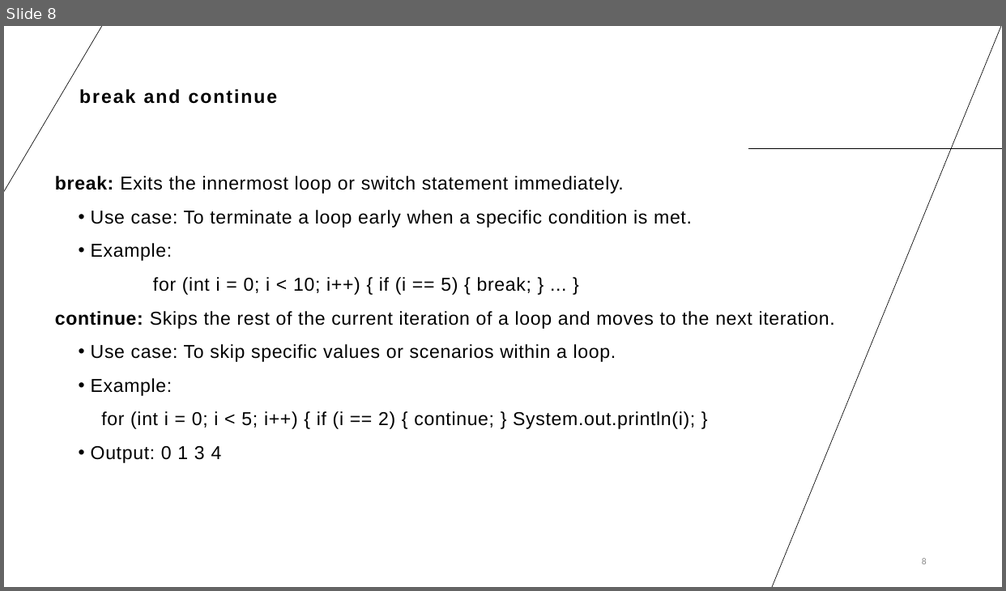
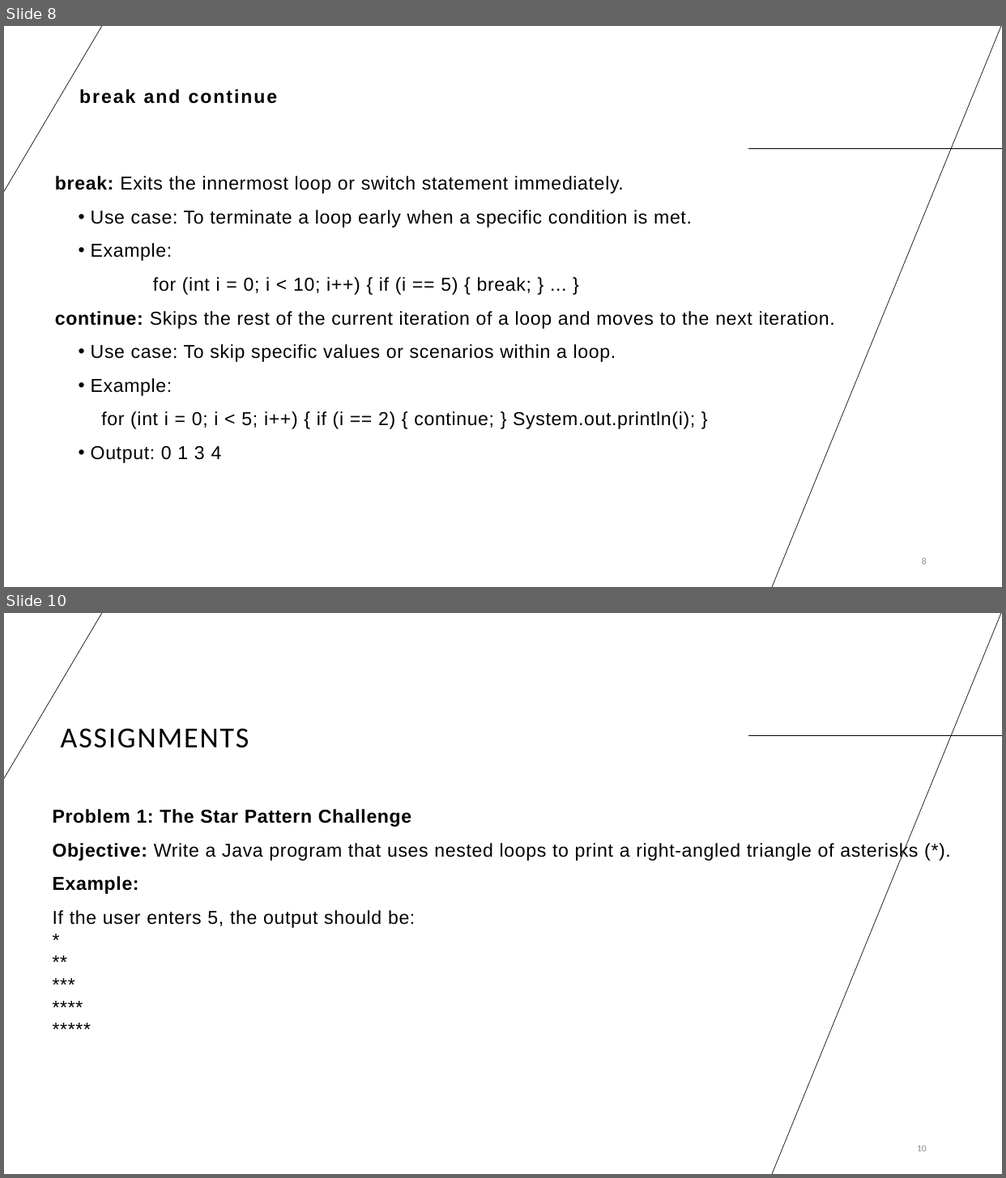
Before and after one commit to sanjiv-16/SPOTKNACK-03BACKE25, a slide deck: S03/03backe25 session 03.pptx. Shown one above the other, each under a label of ours: slide 8 before the commit, slides 8 and 10 after it; the slides between them are not shown. The pictures are 1006x591 and 1006x1178 pixels, drawn with LibreOffice and Linux fonts; fonts in the diff are those of the drawing. Boxes give left, top, right and bottom in pixels: in the first picture for what was removed or moved away, otherwise in the second. Text is boxed around its words. In the diff, an @@ line names an element or a change of style, - is before the commit and + after.

```diff
--- a/S03/03backe25 session 03.pptx
+++ b/S03/03backe25 session 03.pptx
@@ slide 10 added at (4, 613, 1002, 1174), background #FFFFFF; not listed: 3 template elements that a slide beside it also shows @@
@@ title added at (61, 728, 249, 748), 28 pt, text #000000 @@
+ASSIGNMENTS
@@ text added at (53, 809, 918, 928), 18 pt, text #000000 @@
+Problem 1: The Star Pattern Challenge
+Objective: Write a Java program that uses nested loops to print a right-angled triangle of asterisks (*).
+Example:
+If the user enters 5, the output should be:
+*
+**
+***
+****
+*****
@@ page number added at (917, 1145, 927, 1152), 9 pt, text #8C8C8C @@
+10
```
Also in this commit, not shown: 2 slides changed, 2 other slides added, 1 other file.
